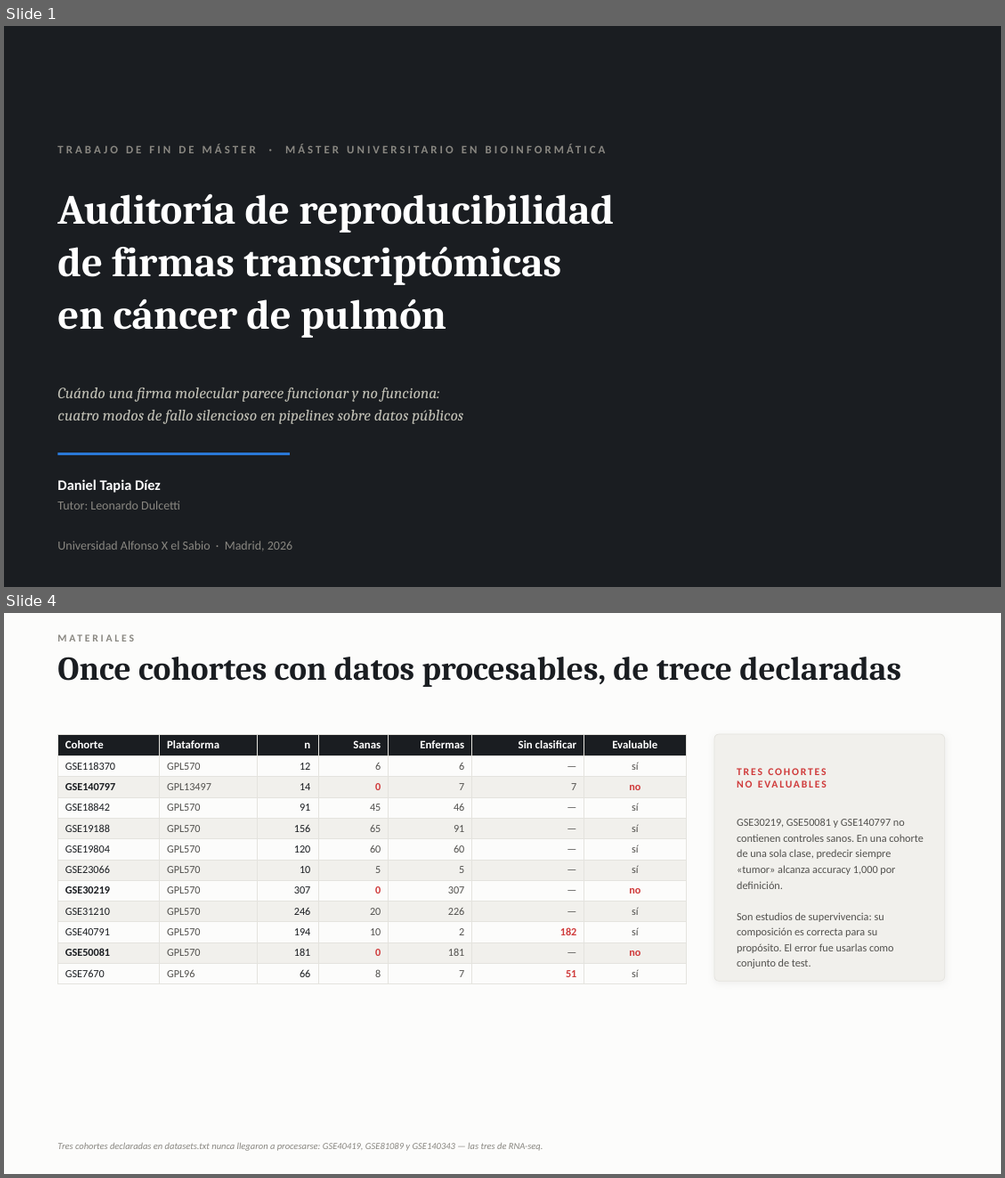
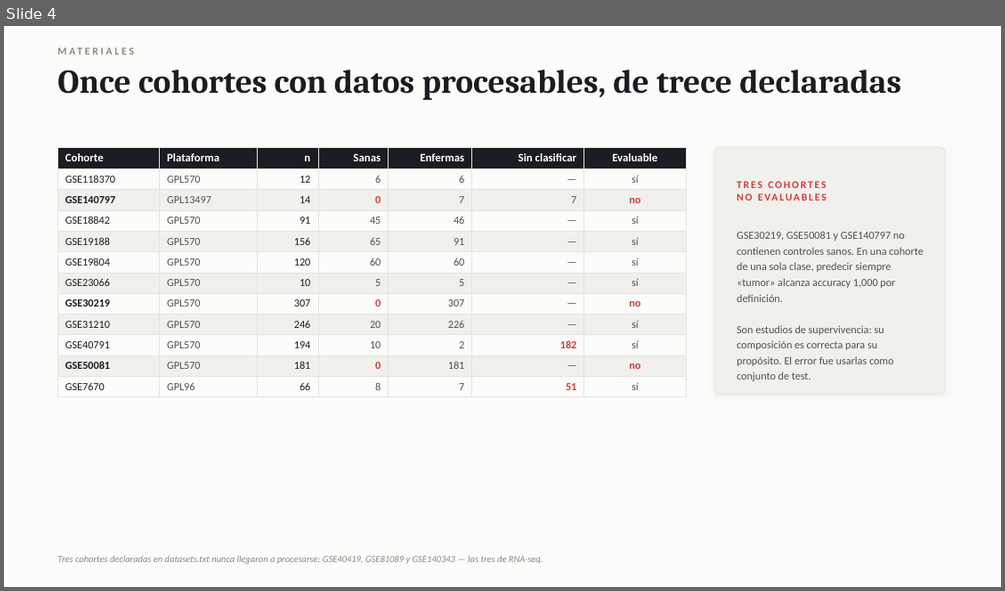
Before and after one commit to danitapiadiez-gif/TFM-Bioinformatica, a slide deck: DEFENSA_TFM.pptx. Shown one above the other, each under a label of ours: slides 1 and 4 before the commit, slide 4 after it; the slides between them are not shown. The pictures are 1005x1178 and 1005x591 pixels, drawn with LibreOffice and Linux fonts; fonts in the diff are those of the drawing. Boxes give left, top, right and bottom in pixels: in the first picture for what was removed or moved away, otherwise in the second. Text is boxed around its words. In the diff, an @@ line names an element or a change of style, - is before the commit and + after.

```diff
--- a/DEFENSA_TFM.pptx
+++ b/DEFENSA_TFM.pptx
@@ slide 1 removed at [4,26,1001,587], background #1A1D21 @@
@@ text removed at [57,143,256,153] @@
-TRABAJO DE FIN DE MÁSTER · MÁSTER UNIVERSITARIO EN BIOINFORMÁTICA
@@ text removed at [57,193,614,338] @@
-Auditoría de reproducibilidad
-de firmas transcriptómicas
-en cáncer de pulmón
@@ text removed at [57,387,463,424] @@
-Cuándo una firma molecular parece funcionar y no funciona:
-cuatro modos de fallo silencioso en pipelines sobre datos públicos
@@ line removed from (57, 454) to (290, 454) @@
@@ text removed at [57,479,292,551] @@
-Daniel Tapia Díez
-Tutor: Leonardo Dulcetti
-Universidad Alfonso X el Sabio · Madrid, 2026
```
Also in this commit, not shown: 2 slides changed, 3 slides added, 1 other slide removed, 15 other files.
